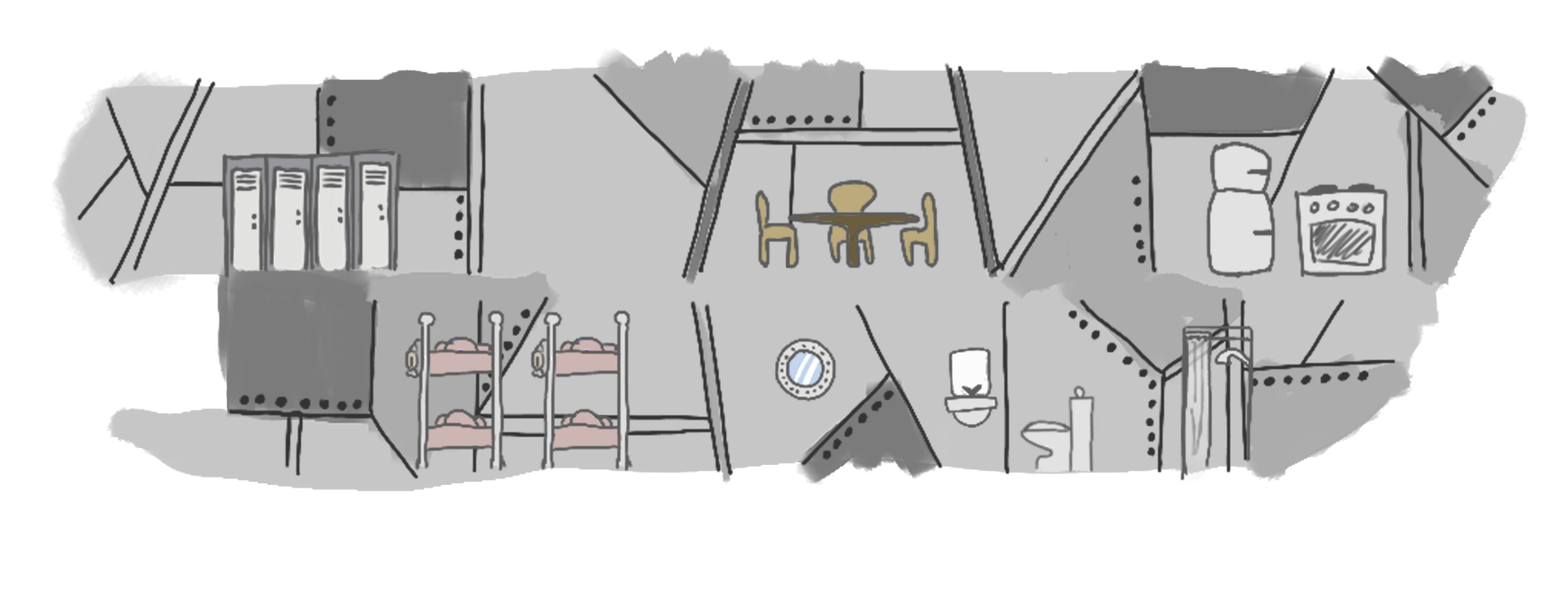
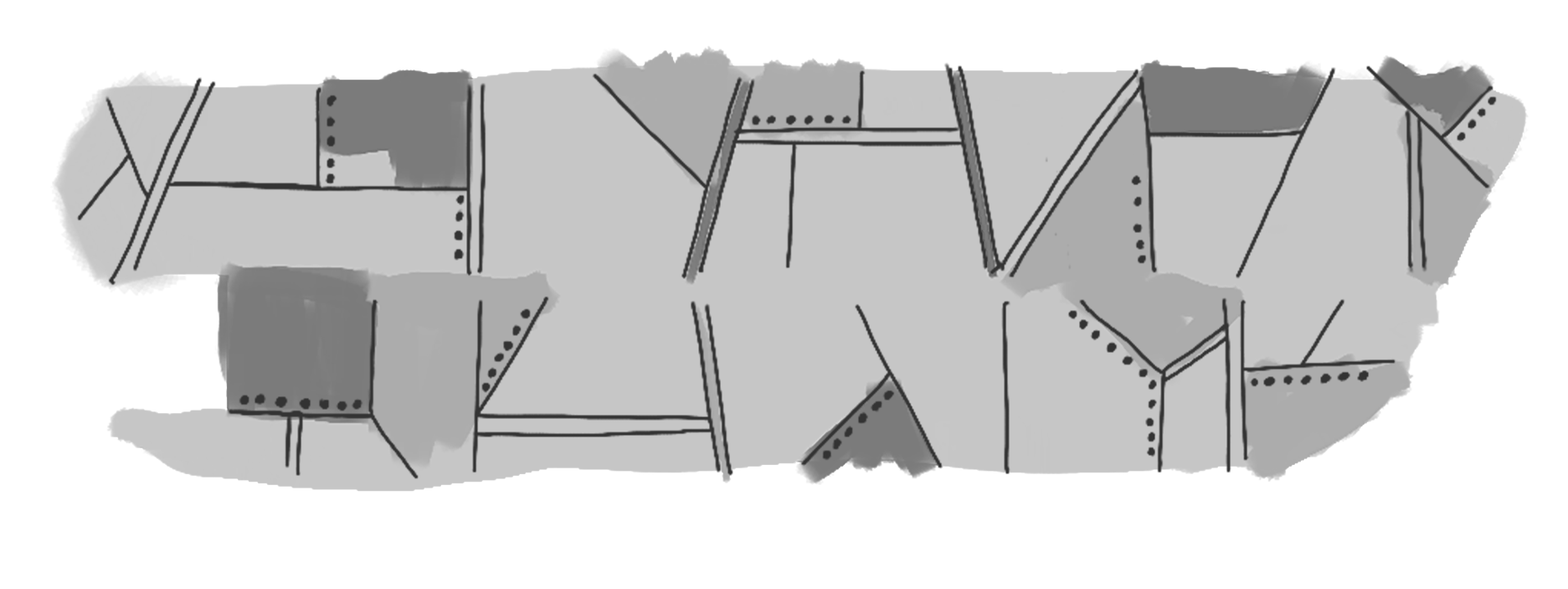
Comparing the layer stacks of the two 1568px x 589px images. Changes:
hid "line assets" over [221, 140, 1389, 481]
hid "color" over [221, 142, 1387, 483]
